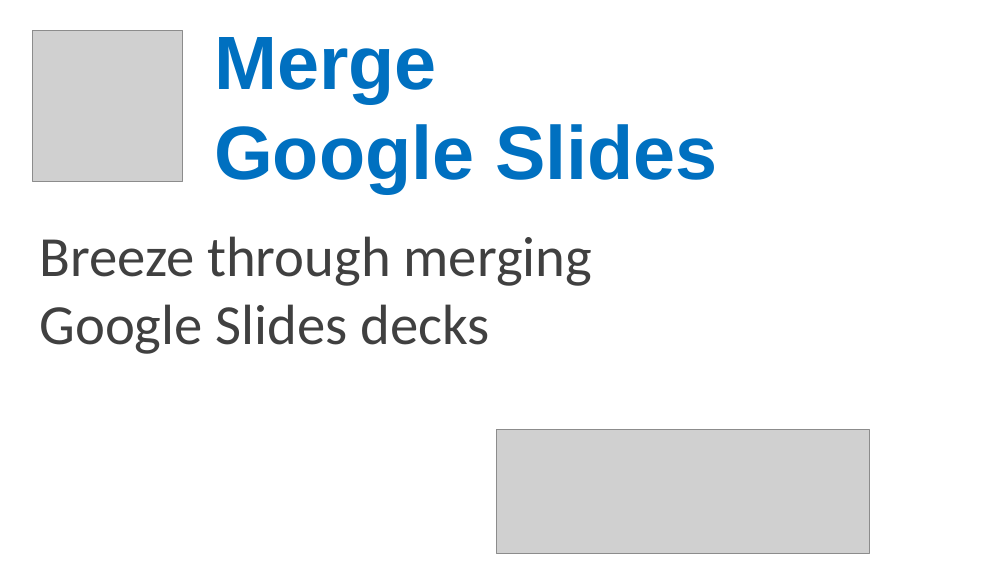
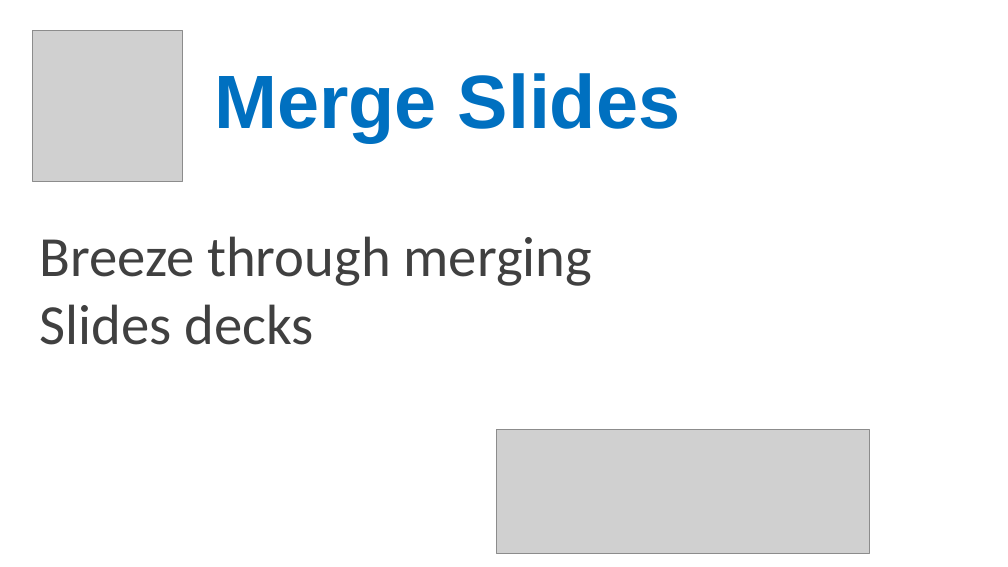
Before and after one commit to OleksiyRudenko/merge-google-slides, a slide deck: slide 2 of dist-env/src/promo.pptx. Drawn at 1008x567 pixels with LibreOffice and Linux fonts; fonts in the diff are those of the drawing; grey boxes stand for pictures. Boxes give left, top, right and bottom in pixels: in the first picture for what was removed or moved away, otherwise in the second. Text is boxed around its words. In the diff, an @@ line names an element or a change of style, - is before the commit and + after.

Commit message:
app: Rename app to comply with Google policies

```diff
--- a/dist-env/src/promo.pptx
+++ b/dist-env/src/promo.pptx
@@ text at [214, 73, 680, 142]: text changed @@
-Merge
-Google Slides
+Merge Slides
@@ text at [39, 304, 313, 345]: text changed @@
-Google Slides decks
+Slides decks
```
Also in this commit, not shown: 4 other slides changed, 8 other files.
